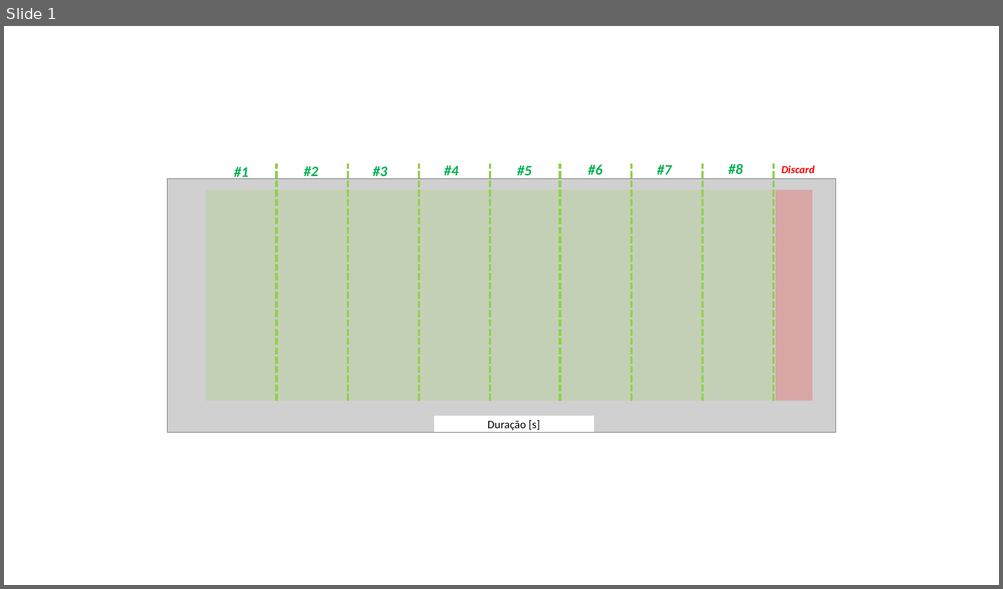
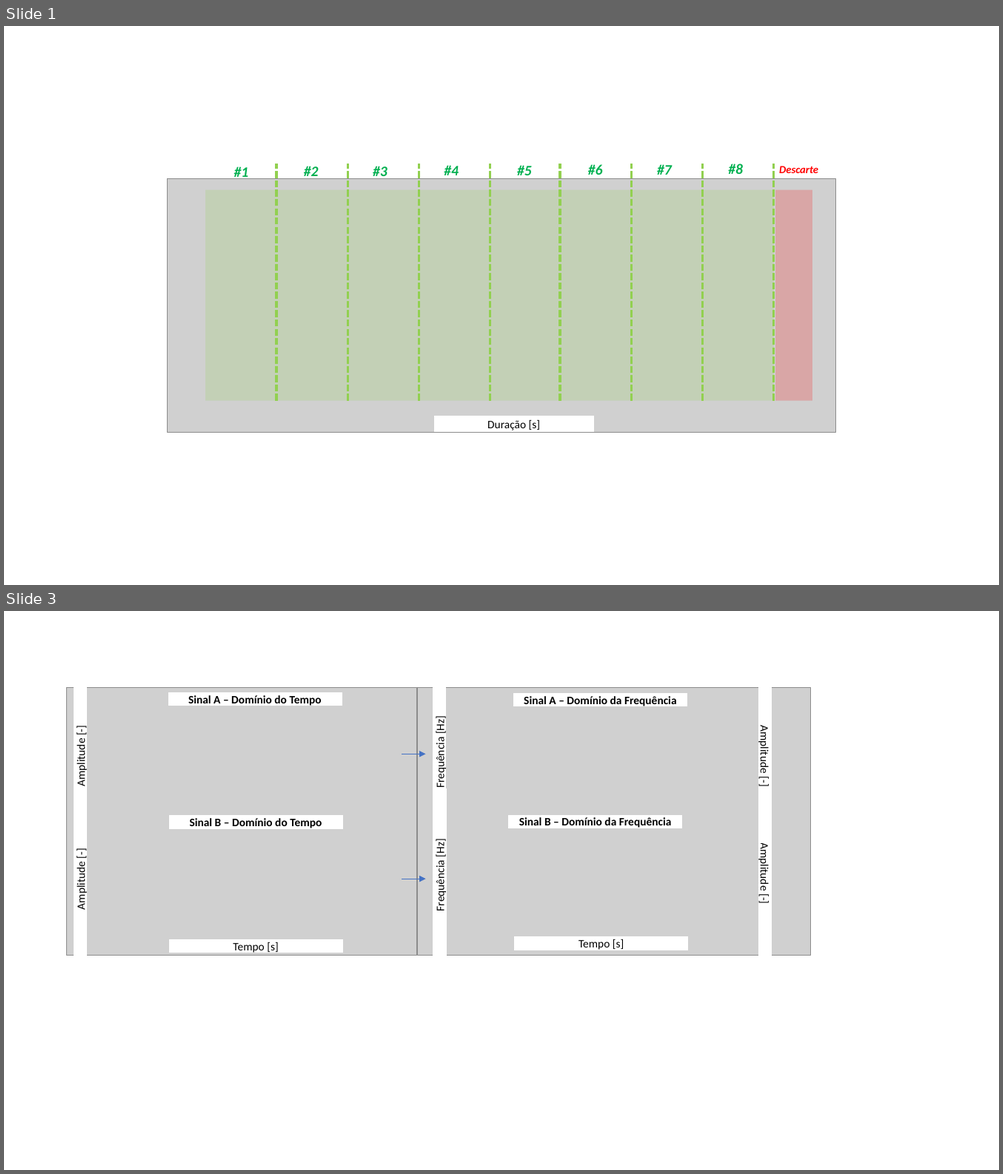
Before and after one commit to matsozza/Python_ML_CombustionEnginesRecog_MBA, a slide deck: Documentation/AudioSegmentation.pptx. Shown one above the other, each under a label of ours: slide 1 before the commit, slides 1 and 3 after it; the slides between them are not shown. The pictures are 1003x589 and 1003x1174 pixels, drawn with LibreOffice and Linux fonts; fonts in the diff are those of the drawing; grey boxes stand for pictures. Boxes give left, top, right and bottom in pixels: in the first picture for what was removed or moved away, otherwise in the second. Text is boxed around its words. In the diff, an @@ line names an element or a change of style, - is before the commit and + after.

```diff
--- a/Documentation/AudioSegmentation.pptx
+++ b/Documentation/AudioSegmentation.pptx
@@ slide 3 added at bbox=[4, 611, 999, 1170], background #FFFFFF @@
@@ rectangle added at bbox=[74, 669, 87, 843], fill #FFFFFF, outline #FFFFFF 1 pt, 11 pt, text #000000 @@
+Amplitude [-]
@@ rectangle added at bbox=[433, 666, 446, 839], fill #FFFFFF, outline #FFFFFF 1 pt, 11 pt, text #000000 @@
+Frequência [Hz]
@@ rectangle added at bbox=[759, 669, 771, 843], fill #FFFFFF, outline #FFFFFF 1 pt, 11 pt, text #000000 @@
+Amplitude [-]
@@ picture added at bbox=[67, 688, 418, 956] @@
@@ rectangle added at bbox=[168, 693, 341, 706], fill #FFFFFF, outline #FFFFFF 1 pt, 11 pt, text #000000, bold @@
+Sinal A – Domínio do Tempo
@@ picture added at bbox=[418, 688, 811, 956] @@
@@ rectangle added at bbox=[514, 694, 687, 706], fill #FFFFFF, outline #FFFFFF 1 pt, 11 pt, text #000000, bold @@
+Sinal A – Domínio da Frequência
@@ arrow added from (401, 755) to (426, 755), #4472C4 0.5 pt @@
@@ rectangle added at bbox=[759, 787, 771, 960], fill #FFFFFF, outline #FFFFFF 1 pt, 11 pt, text #000000 @@
+Amplitude [-]
@@ rectangle added at bbox=[74, 793, 87, 965], fill #FFFFFF, outline #FFFFFF 1 pt, 11 pt, text #000000 @@
+Amplitude [-]
@@ rectangle added at bbox=[433, 789, 446, 962], fill #FFFFFF, outline #FFFFFF 1 pt, 11 pt, text #000000 @@
+Frequência [Hz]
@@ rectangle added at bbox=[170, 816, 343, 829], fill #FFFFFF, outline #FFFFFF 1 pt, 11 pt, text #000000, bold @@
+Sinal B – Domínio do Tempo
@@ rectangle added at bbox=[509, 815, 683, 828], fill #FFFFFF, outline #FFFFFF 1 pt, 11 pt, text #000000, bold @@
+Sinal B – Domínio da Frequência
@@ arrow added from (401, 879) to (426, 879), #4472C4 0.5 pt @@
@@ rectangle added at bbox=[170, 940, 343, 953], fill #FFFFFF, outline #FFFFFF 1 pt, 11 pt, text #000000 @@
+Tempo [s]
@@ rectangle added at bbox=[515, 938, 688, 951], fill #FFFFFF, outline #FFFFFF 1 pt, 11 pt, text #000000 @@
+Tempo [s]
@@ slide 1 changed as well @@
@@ text at bbox=[779, 166, 818, 173]: text changed @@
-Discard
+Descarte
```
Also in this commit, not shown: 3 other slides added, 2 other files.
